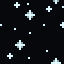
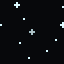
Comparing the layer stacks of the two 64px x 64px images. Changes:
painted on "Layer 33" over [17, 0, 59, 62]
painted on "Layer 32" over [7, 0, 61, 64]
